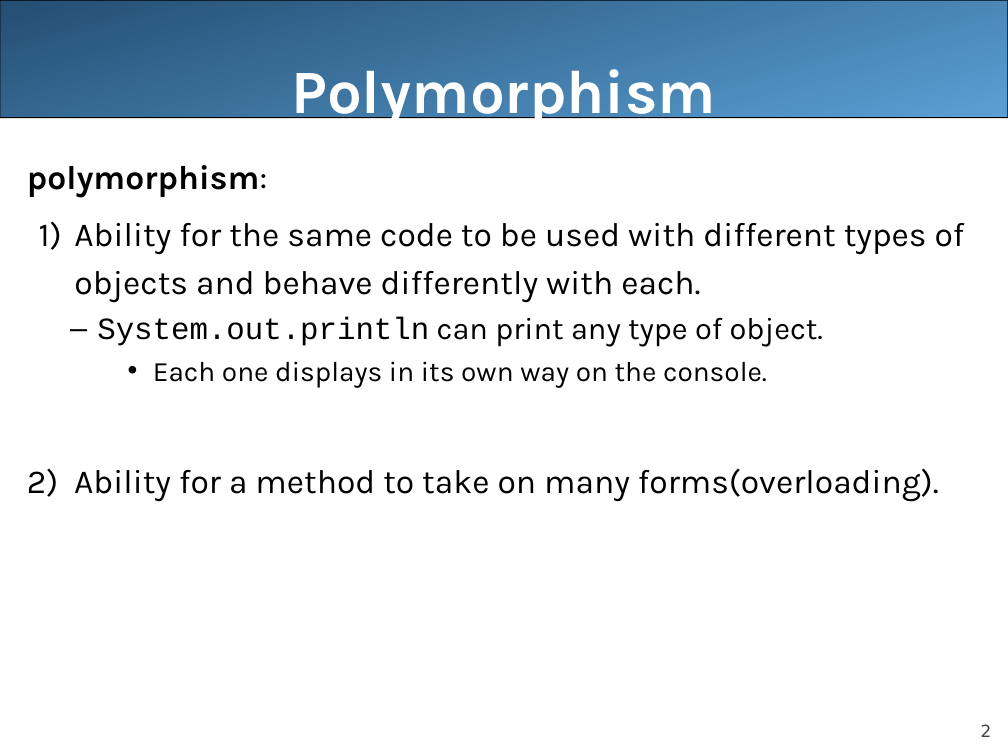
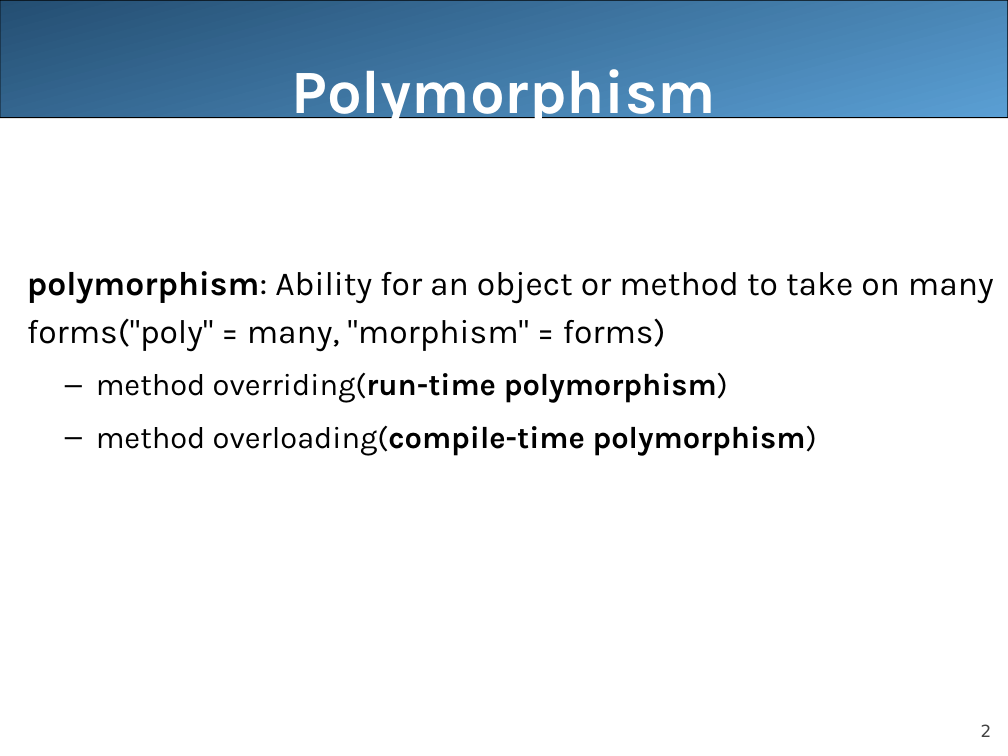
Before and after one commit to LongBaoNguyen/longbaonguyen.github.io, a slide deck: slide 2 of courses/apcsa/lecture22.ppt. Drawn at 1008x756 pixels with LibreOffice and Linux fonts; fonts in the diff are those of the drawing. Boxes give left, top, right and bottom in pixels: in the first picture for what was removed or moved away, otherwise in the second. Text is boxed around its words. In the diff, an @@ line names an element or a change of style, - is before the commit and + after.

```diff
--- a/courses/apcsa/lecture22.ppt
+++ b/courses/apcsa/lecture22.ppt
@@ text at <box>27,271,994,455</box>: text changed @@
-polymorphism:
-1) Ability for the same code to be used with different types of objects and behave differently with each.
-  – System.out.println can print any type of object.
-    • Each one displays in its own way on the console.
-2) Ability for a method to take on many forms(overloading).
+polymorphism: Ability for an object or method to take on many forms("poly" = many, "morphism" = forms)
+  – method overriding(run-time polymorphism)
+  – method overloading(compile-time polymorphism)
```
Also in this commit, not shown: 1 other slide changed, 6 other files.
